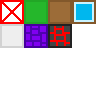
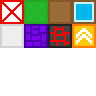
Two versions of the same layered image (96x96). Layer-by-layer changes:
renamed "레이어 5" to "레이어 6", painted on it over box(72, 24, 96, 48)
